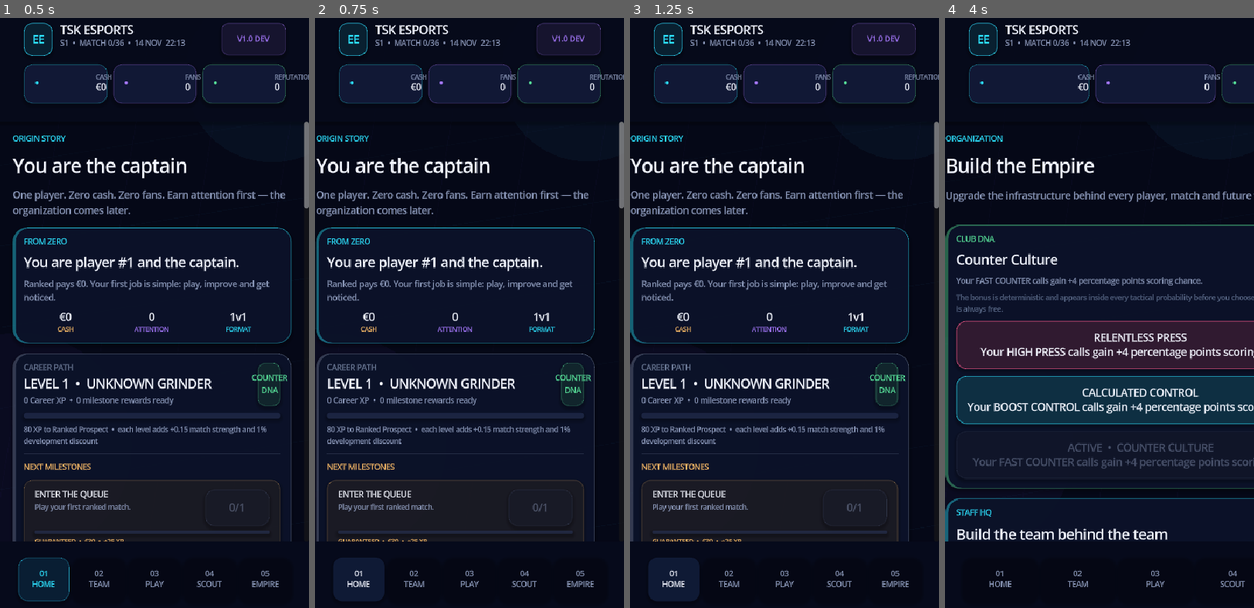
Above: before the commit, frames 1-4 (left to right).
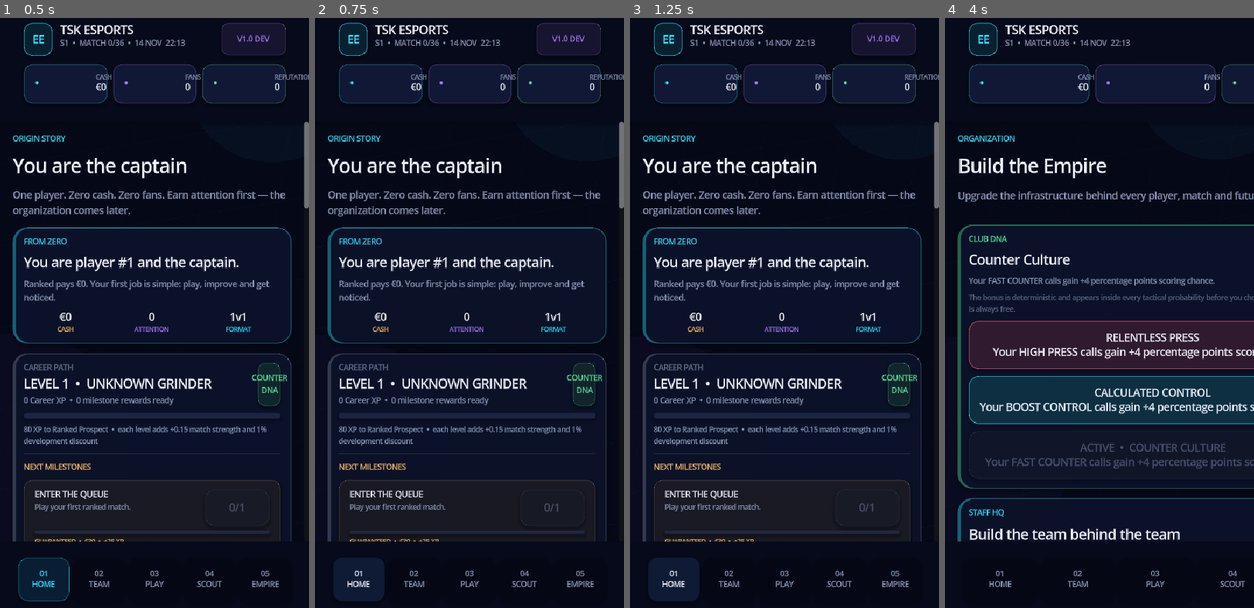
Above: after the commit, the same moments.

Repository: JasonTSKowner/E-Sport-Empire
Game: Godot game, scene res://scenes/Main.tscn
The game is run twice, just before and just after one commit, with the same random seed, the same clock (stepped at 60 frames per second) and the same inputs.
Inputs:
- Up to frame 1 (0.5 s): no input
- Up to frame 2 (0.75 s): click "01 HOME" at 0.5 s
- Up to frame 3 (1.25 s): no input
- Up to frame 4 (4 s): click "02 TEAM" at 1.25 s; click "01 HOME" at 2 s; click "04 SCOUT" at 2.75 s; click "05 EMPIRE" at 3.5 s

Frame 1 is identical in both runs. In frame 2, 8.7% of the frame differs, in the area x 0-95%, y 19-89%; in frame 3, 8.9%; in frame 4, 9.5%, in the area x 0-100%, y 19-89%.

Commit message:
v1.1: rebuild match flow and training presentation

Diff:
--- a/scripts/main.gd
+++ b/scripts/main.gd
@@ -11,6 +11,8 @@
 const DynastyDataRef = preload("res://scripts/dynasty_data.gd")
 const MMRGraphRef = preload("res://scripts/mmr_graph.gd")
 const MatchVisualizerRef = preload("res://scripts/match_visualizer.gd")
+const TrainingVisualizerRef = preload("res://scripts/training_visualizer.gd")
+const FX = preload("res://scripts/ui_fx.gd")
 const UI = preload("res://scripts/ui_kit.gd")
 
 var game: EmpireStateRef
@@ -294,12 +296,7 @@
 	_refresh_top_bar()
 	_refresh_nav()
 	if animate:
-		page_content.modulate.a = 0.0
-		page_content.position.x = 12.0
-		var tween := create_tween().set_parallel(true)
-		tween.set_trans(Tween.TRANS_QUAD).set_ease(Tween.EASE_OUT)
-		tween.tween_property(page_content, "modulate:a", 1.0, 0.18)
-		tween.tween_property(page_content, "position:x", 0.0, 0.22)
+		FX.reveal(page_content, Vector2(14, 4), 0.22)
 
 
 func _apply_scroll_passthrough(node: Node) -> void:
@@ -1140,6 +1137,11 @@
 	ovr.add_child(ovr_cap)
 	top.add_child(ovr)
 
+	var training_readiness := game.training_readiness(player)
+	box.add_child(UI.overline("TRAINING GROUND  •  LIVE SESSION VIEW", accent))
+	var training_view := TrainingVisualizerRef.new()
+	training_view.configure(player, training_readiness, accent)
+	box.add_child(training_view)
 	box.add_child(_development_stat_grid(player))
 	box.add_child(_mechanics_arsenal(player, accent))
 	var status_row := HBoxContainer.new()
@@ -1151,7 +1153,6 @@
 			UI.GOLD if int(player["fatigue"]) < 65 else UI.RED
 		)
 	)
-	var training_readiness := game.training_readiness(player)
 	status_row.add_child(
 		UI.badge(
 			"FOCUS %d/%d"
@@ -2836,43 +2837,15 @@
 func _start_match(mode: String) -> void:
 	if match_overlay != null and is_instance_valid(match_overlay):
 		return
-	match_interactive = mode == "Rocket League"
+	match_interactive = false
 	match_session = {}
-	match_result = {}
-	if match_interactive:
-		match_session = game.prepare_match(mode)
-		if match_session.is_empty() or not bool(match_session.get("ok", false)):
-			_show_message(str(match_session.get("message", "Matchmaking failed. Try again.")), false)
-			return
-	else:
-		match_result = game.create_match(mode)
-		if match_result.is_empty() or not bool(match_result.get("ok", false)):
-			_show_message(str(match_result.get("message", "Matchmaking failed. Try again.")), false)
-			return
-		var events: Array = match_result.get("events", [])
-		if events.is_empty():
-			_show_message("Match data did not load. Try again.", false)
-			return
-	match_event_index = 0
-	match_speed = 1
-	match_finished = false
-	match_decision_locked = false
-	_build_match_overlay()
-	_refresh_top_bar()
-	if match_interactive:
-		call_deferred("_present_match_decision")
-	else:
-		call_deferred("_begin_match_playback")
-
-
-func _start_pro_circuit_match() -> void:
-	if match_overlay != null and is_instance_valid(match_overlay):
+	match_result = game.create_match(mode)
+	if match_result.is_empty() or not bool(match_result.get("ok", false)):
+		_show_message(str(match_result.get("message", "Matchmaking failed. Try again.")), false)
 		return
-	match_interactive = true
-	match_session = game.prepare_pro_circuit_match()
-	match_result = {}
-	if match_session.is_empty() or not bool(match_session.get("ok", false)):
-		_show_message(str(match_session.get("message", "The tournament server could not be prepared.")), false)
+	var events: Array = match_result.get("events", [])
+	if events.is_empty():
+		_show_message("Match data did not load. Try again.", false)
 		return
 	match_event_index = 0
 	match_speed = 1
@@ -2880,7 +2853,28 @@
 	match_decision_locked = false
 	_build_match_overlay()
 	_refresh_top_bar()
-	call_deferred("_present_match_decision")
+	call_deferred("_begin_match_playback")
+
+
+func _start_pro_circuit_match() -> void:
+	if match_overlay != null and is_instance_valid(match_overlay):
+		return
+	match_interactive = false
+	match_session = {}
+	match_result = game.create_pro_circuit_match()
+	if match_result.is_empty() or not bool(match_result.get("ok", false)):
+		_show_message(str(match_result.get("message", "The tournament match could not be simulated.")), false)
+		return
+	if match_result.get("events", []).is_empty():
+		_show_message("Tournament match data did not load.", false)
+		return
+	match_event_index = 0
+	match_speed = 1
+	match_finished = false
+	match_decision_locked = false
+	_build_match_overlay()
+	_refresh_top_bar()
+	call_deferred("_begin_match_playback")
 
 
 func _begin_match_playback() -> void:
@@ -2892,7 +2886,7 @@
 
 
 func _build_match_overlay() -> void:
-	var source: Dictionary = match_session if match_interactive else match_result
+	var source: Dictionary = match_result
 	match_overlay = Control.new()
 	match_overlay.set_anchors_and_offsets_preset(Control.PRESET_FULL_RECT)
 	match_overlay.modulate.a = 0.0
@@ -2925,15 +2919,16 @@
 	var mode := str(source["mode"])
 	var accent: Color = GameDataRef.MODE_COLORS[mode]
 	var is_circuit := str(source.get("competition", "ranked")) == "pro_circuit"
+	var circuit_data: Dictionary = source.get("circuit", {})
 	var header_row := HBoxContainer.new()
-	var live_label := "PRO CIRCUIT LIVE" if is_circuit else "TACTICAL MATCH" if match_interactive else "STREAM LIVE" if bool(source.get("streaming", false)) else "LIVE MATCH"
+	var live_label := "PRO CIRCUIT LIVE" if is_circuit else "STREAM LIVE" if bool(source.get("streaming", false)) else "RANKED LIVE"
 	header_row.add_child(UI.overline(("%s  •  %s" % [live_label, str(source.get("format", "RANKED"))]), accent))
 	var head_spacer := Control.new()
 	head_spacer.size_flags_horizontal = Control.SIZE_EXPAND_FILL
 	header_row.add_child(head_spacer)
 	header_row.add_child(
 		UI.badge(
-			game.circuit_round_name(int(source.get("circuit_stage", 0))) if is_circuit else "MAKE THE CALL" if match_interactive else ("%d VIEWERS" % int(source.get("stream_viewers", 0))) if bool(source.get("streaming", false)) else "RANKED",
+			str(circuit_data.get("round", "PRO CIRCUIT")) if is_circuit else ("%d VIEWERS" % int(source.get("stream_viewers", 0))) if bool(source.get("streaming", false)) else "AUTO SIM",
 			accent
 		)
 	)
@@ -2942,7 +2937,7 @@
 	var opponent_profile: Dictionary = source.get("opponent_profile", {})
 	layout.add_child(
 		UI.badge(
-			"PRE-MATCH WIN ESTIMATE %s  •  %s"
+			"SCOUT MODEL %s  •  %s"
 			% [
 				_chance_text(float(source.get("estimated_win_chance", 0.5))),
 				str(opponent_profile.get("label", "NORMAL MATCH")),
@@ -2963,22 +2958,16 @@
 		"TSK                    %s" % str(source["opponent"]).to_upper(), 10, accent, 800
 	)
 	team_names.horizontal_alignment = HORIZONTAL_ALIGNMENT_CENTER
-	var progress_max := 6 if match_interactive else int(source.get("events", []).size())
+	var progress_max := maxi(1, int(source.get("events", []).size()))
 	match_progress = UI.progress(0, progress_max, accent, 7)
 	score_box.add_child(match_clock_label)
 	score_box.add_child(match_score_label)
 	score_box.add_child(team_names)
 	score_box.add_child(match_progress)
-	if match_interactive:
-		match_boost_label = UI.label("TACTICAL BOOST  •  %d / 100" % int(source.get("boost", 45)), 10, UI.CYAN, 800)
-		match_boost_label.horizontal_alignment = HORIZONTAL_ALIGNMENT_CENTER
-		match_boost_bar = UI.progress(int(source.get("boost", 45)), 100, UI.CYAN, 5)
-		score_box.add_child(match_boost_label)
-		score_box.add_child(match_boost_bar)
 	layout.add_child(scoreboard)
 	match_visualizer = null
-	if match_interactive and mode == "Rocket League":
-		layout.add_child(UI.overline("LIVE ARENA  •  MOMENTUM CHANGES ODDS BY UP TO ±3pp", UI.CYAN))
+	if mode == "Rocket League":
+		layout.add_child(UI.overline("LIVE ARENA  •  TOP-DOWN AUTO SIMULATION", UI.CYAN))
 		match_visualizer = MatchVisualizerRef.new()
 		match_visualizer.configure(source)
 		layout.add_child(match_visualizer)
@@ -2990,19 +2979,15 @@
 	event_panel.add_child(match_event_label)
 	layout.add_child(event_panel)
 
-	if match_interactive:
-		match_decision_box = VBoxContainer.new()
-		match_decision_box.add_theme_constant_override("separation", 8)
-		layout.add_child(match_decision_box)
-	else:
-		var speed_row := HBoxContainer.new()
-		speed_row.add_theme_constant_override("separation", 8)
-		for speed in [1, 2, 4]:
-			var speed_button := UI.button("%dx" % speed, accent, speed == 1, true)
-			speed_button.size_flags_horizontal = Control.SIZE_EXPAND_FILL
-			speed_button.pressed.connect(_set_match_speed.bind(speed))
-			speed_row.add_child(speed_button)
-		layout.add_child(speed_row)
+	match_decision_box = null
+	var speed_row := HBoxContainer.new()
+	speed_row.add_theme_constant_override("separation", 8)
+	for speed in [1, 2, 4]:
+		var speed_button := UI.button("%dx" % speed, accent, speed == 1, true)
+		speed_button.size_flags_horizontal = Control.SIZE_EXPAND_FILL
+		speed_button.pressed.connect(_set_match_speed.bind(speed))
+		speed_row.add_child(speed_button)
+	layout.add_child(speed_row)
 	layout.add_child(UI.overline("MATCH FEED", UI.MUTED))
 	var feed_panel := UI.card()
 	match_log_box = VBoxContainer.new()
@@ -3021,14 +3006,12 @@
 	match_continue_button.pressed.connect(_close_match)
 	layout.add_child(match_continue_button)
 
-	match_timer = null
-	if not match_interactive:
-		match_timer = Timer.new()
-		match_timer.wait_time = 0.72
-		match_timer.one_shot = false
-		match_timer.process_callback = Timer.TIMER_PROCESS_IDLE
-		match_timer.timeout.connect(_advance_match)
-		match_overlay.add_child(match_timer)
+	match_timer = Timer.new()
+	match_timer.wait_time = 0.82
+	match_timer.one_shot = false
+	match_timer.process_callback = Timer.TIMER_PROCESS_IDLE
+	match_timer.timeout.connect(_advance_match)
+	match_overlay.add_child(match_timer)
 	_apply_scroll_passthrough(layout)
 	var tween := create_tween()
 	tween.tween_property(match_overlay, "modulate:a", 1.0, 0.22)
@@ -3170,7 +3153,7 @@
 
 
 func _set_match_speed(speed: int) -> void:
-	if match_finished or match_interactive:
+	if match_finished:
 		return
 	match_speed = speed
 	if match_timer != null:
@@ -3179,15 +3162,23 @@
 
 
 func _advance_match() -> void:
-	if match_finished or match_interactive:
+	if match_finished:
 		return
 	var events: Array = match_result["events"]
 	if match_event_index >= events.size():
 		_finish_match_animation()
 		return
 	var event: Dictionary = events[match_event_index]
+	if match_visualizer != null and is_instance_valid(match_visualizer):
+		match_visualizer.play_turn(
+			event,
+			str(event.get("call", "control")),
+			int(event.get("quality", 0)),
+			int(event.get("momentum", 0))
+		)
 	_append_match_event(event)
 	match_progress.value = match_event_index + 1
+	FX.pulse(match_score_label, 1.025, 0.16)
 
 	var live_chat: Array = match_result.get("live_chat", [])
 	if bool(match_result.get("streaming", false)) and match_event_index < live_chat.size():
@@ -3262,7 +3253,7 @@
 	result_panel.add_child(result_box)
 	result_box.add_child(
 		UI.badge(
-			"PLACEMENT COMPLETE  •  RANK REVEAL" if rank_reveal else "%s  •  MATCH COMPLETE" % game.circuit_round_name(int(match_session.get("circuit_stage", 0))) if is_circuit else "MATCH COMPLETE",
+			"PLACEMENT COMPLETE  •  RANK REVEAL" if rank_reveal else "%s  •  MATCH COMPLETE" % str(match_result.get("circuit", {}).get("round", "PRO CIRCUIT")) if is_circuit else "MATCH COMPLETE",
 			UI.GOLD if rank_reveal else accent
 		)
 	)
@@ -3285,11 +3276,6 @@
 	opponent_row.add_child(_metric_block("OPPONENT", str(match_result.get("opponent", "Unknown")), UI.PURPLE))
 	opponent_row.add_child(_metric_block("OPP MMR", "EVENT SEED" if is_circuit else str(int(match_result.get("opponent_mmr", 0))) if show_rating else "HIDDEN", UI.PURPLE))
 	result_box.add_child(opponent_row)
-	if is_rocket_league:
-		var tactical_row := HBoxContainer.new()
-		tactical_row.add_child(_metric_block("TACTICAL GRADE", str(match_result.get("tactical_grade", "C")), UI.CYAN))
-		tactical_row.add_child(_metric_block("READ SCORE", "%+d" % int(match_result.get("decision_score", 0)), UI.GOLD))
-		result_box.add_child(tactical_row)
 	var career_row := HBoxContainer.new()
 	career_row.add_child(
 		_metric_block("CAREER XP", "+%d" % int(match_result.get("career_xp", 0)), UI.GOLD)
@@ -3325,6 +3311,8 @@
 			rivalry_text += "  •  +%d RIVAL FANS" % int(match_result.get("rival_bonus_fans", 0))
 		result_box.add_child(UI.badge(rivalry_text, UI.RED))
 	match_result_box.add_child(result_panel)
+	FX.reveal(result_panel, Vector2(0, 18), 0.26)
+	FX.flash(match_event_label, accent, 0.34)
 
 	if is_rocket_league:
 		match_result_box.add_child(_post_match_stats_card())
